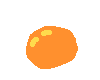
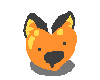
Layer changes from the first (100, 80) image to the second:
showed "drool0" over [38, 42, 66, 68]
showed "body3" over [26, 26, 77, 71]
hid "body0" over [26, 26, 78, 69]
showed "antenna0", painted on it over [23, 11, 75, 41]
showed "shadow0" over [30, 56, 75, 76]
